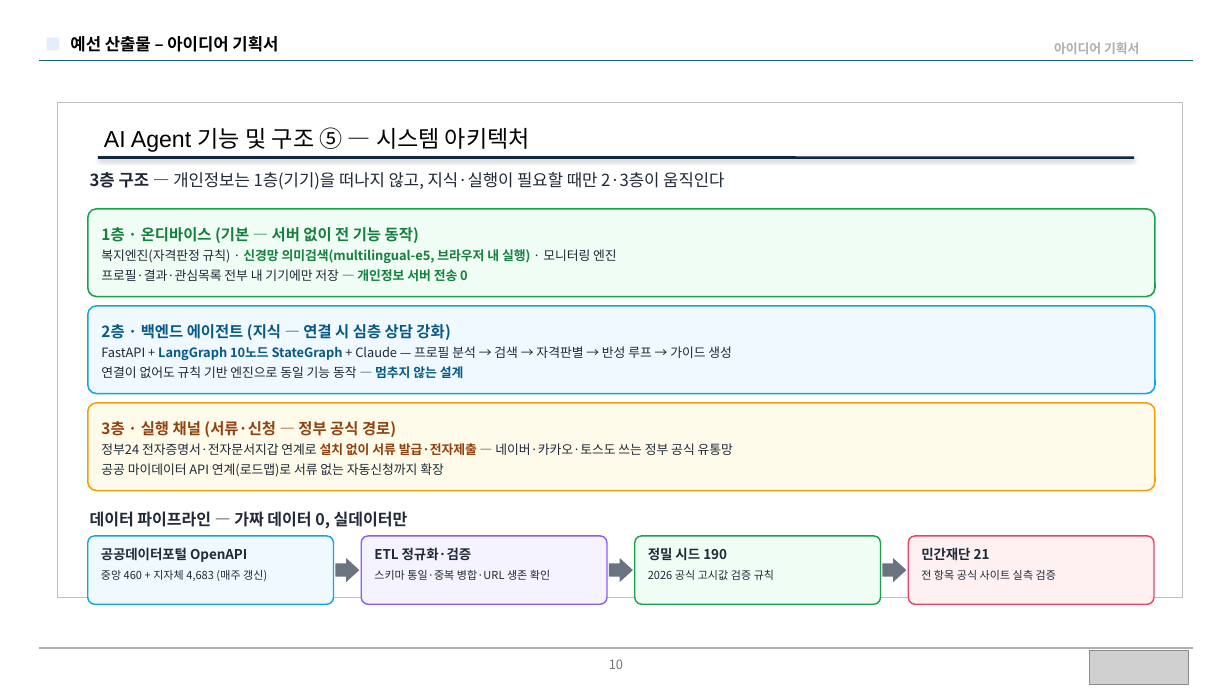
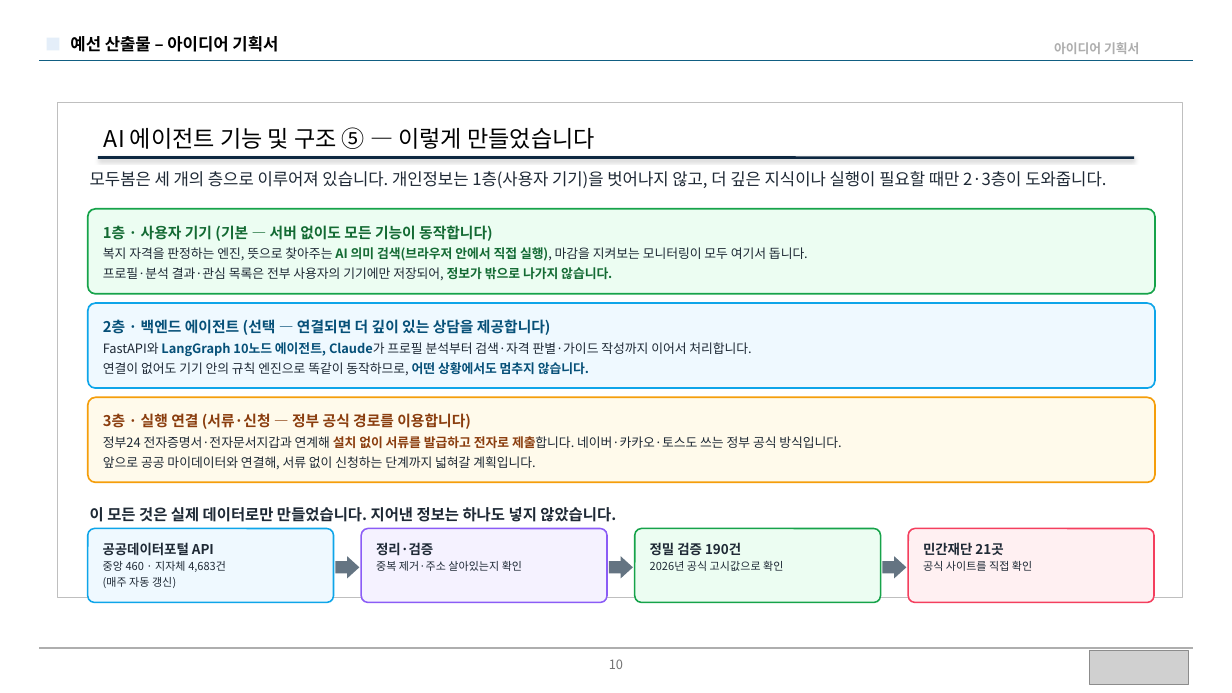
Before and after one commit to BioCode67/modoo-bom, a slide deck: slide 10 of docs/제출/모두봄-예선기획서-20p-규정안전판.pptx. Drawn at 1232x693 pixels with LibreOffice and Linux fonts; fonts in the diff are those of the drawing; grey boxes stand for pictures. Boxes give left, top, right and bottom in pixels: in the first picture for what was removed or moved away, otherwise in the second. Text is boxed around its words. In the diff, an @@ line names an element or a change of style, - is before the commit and + after.

Commit message:
docs(제출): 예선 기획서 v3 — Pretendard 폰트·존댓말/친절체·문장 풀어쓰기·팀정보 반영
- 폰트: Pretendard 적용 + PPT에 임베딩(심사 PC에 폰트 없어도 동일하게 표시)
- 어투: 전 슬라이드 '~습니다/~입니다' 존댓말·친절체로 전환(당찬 단정 어투 제거)
- 가독성: 축약을 풀어 완결된 문장으로 서술, 박스 여백을 채워 균형 개선
- 팀정보 자동 반영: 영남대학교 / 모두봄(ModooBom) / 팀장 김주형 외 4명(컴퓨터공학전공)
- 표현 개선: '개인정보 서버 전송 0' → '입력하신 정보는 기기 밖으로 나가지 않는 온디바이스 AI'(긍정·완성형)
- 앱 출시 반영: Summary·로드맵에 '모바일 앱 출시 준비/출시' 명시
- 커버리지 명시: 복지정책·복지서비스·장학금·행복주택·서민금융·민간재단 — 한곳에서

PowerPoint 렌더로 14장 전수 육안 검증(겹침·오버플로 수정 완료).

```diff
--- a/docs/제출/모두봄-예선기획서-20p-규정안전판.pptx
+++ b/docs/제출/모두봄-예선기획서-20p-규정안전판.pptx
@@ text at [104,127,595,149]: text changed; font Arial to Noto Sans CJK KR @@
-AI Agent 기능 및 구조 ⑤ — 시스템 아키텍처
+AI 에이전트 기능 및 구조 ⑤ — 이렇게 만들었습니다
@@ text at [90,171,1106,188]: text changed; text colour #1F2937 to #1E2935 @@
-3층 구조 — 개인정보는 1층(기기)을 떠나지 않고, 지식·실행이 필요할 때만 2·3층이 움직인다
+모두봄은 세 개의 층으로 이루어져 있습니다. 개인정보는 1층(사용자 기기)을 벗어나지 않고, 더 깊은 지식이나 실행이 필요할 때만 2·3층이 도와줍니다.
@@ rounded rectangle "1층 · 사용자 기기 (기본 ..." at [88,209,1155,294]: fill #F0FDF4 to #ECFDF2; outline #16A34A 1.2 pt to #16A34A 1.3 pt; proportions changed @@
@@ text in rounded rectangle at [103,225,808,280]: text changed; text colour #15803D to #1E2935; bold off @@
-1층 · 온디바이스 (기본 — 서버 없이 전 기능 동작)
-복지엔진(자격판정 규칙) · 신경망 의미검색(multilingual-e5, 브라우저 내 실행) · 모니터링 엔진
-프로필·결과·관심목록 전부 내 기기에만 저장 — 개인정보 서버 전송 0
+1층 · 사용자 기기 (기본 — 서버 없이도 모든 기능이 동작합니다)
+복지 자격을 판정하는 엔진, 뜻으로 찾아주는 AI 의미 검색(브라우저 안에서 직접 실행), 마감을 지켜보는 모니터링이 모두 여기서 돕니다.
+프로필·분석 결과·관심 목록은 전부 사용자의 기기에만 저장되어, 정보가 밖으로 나가지 않습니다.
@@ rounded rectangle "2층 · 백엔드 에이전트 (선택 ...": place and size @@
-rounded rectangle "2층 · 백엔드 에이전트 (선택 ..." at [88,306,1155,394]
+rounded rectangle "2층 · 백엔드 에이전트 (선택 ..." at [88,303,1155,388]
@@ rounded rectangle "2층 · 백엔드 에이전트 (선택 ..." at [88,303,1155,388]: fill #F0F9FF to #EFF9FF; outline #0EA5E9 1.2 pt to #0EA5E9 1.3 pt; proportions changed @@
@@ text in rounded rectangle at [103,319,751,375]: text changed; text colour #1F2937 to #065078; bold on @@
-2층 · 백엔드 에이전트 (지식 — 연결 시 심층 상담 강화)
-FastAPI + LangGraph 10노드 StateGraph + Claude — 프로필 분석 → 검색 → 자격판별 → 반성 루프 → 가이드 생성
-연결이 없어도 규칙 기반 엔진으로 동일 기능 동작 — 멈추지 않는 설계
+2층 · 백엔드 에이전트 (선택 — 연결되면 더 깊이 있는 상담을 제공합니다)
+FastAPI와 LangGraph 10노드 에이전트, Claude가 프로필 분석부터 검색·자격 판별·가이드 작성까지 이어서 처리합니다.
+연결이 없어도 기기 안의 규칙 엔진으로 똑같이 동작하므로, 어떤 상황에서도 멈추지 않습니다.
@@ rounded rectangle "3층 · 실행 연결 (서류·신청 ...": place and size @@
-rounded rectangle "3층 · 실행 연결 (서류·신청 ..." at [88,403,1155,491]
+rounded rectangle "3층 · 실행 연결 (서류·신청 ..." at [88,397,1155,482]
@@ rounded rectangle "3층 · 실행 연결 (서류·신청 ..." at [88,397,1155,482]: fill #FFFBEB to #FFFAEB; outline #F59E0B 1.2 pt to #F59E0B 1.3 pt; proportions changed @@
@@ text in rounded rectangle at [103,413,841,469]: text changed; text colour #1F2937 to #1E2935 @@
-3층 · 실행 채널 (서류·신청 — 정부 공식 경로)
-정부24 전자증명서·전자문서지갑 연계로 설치 없이 서류 발급·전자제출 — 네이버·카카오·토스도 쓰는 정부 공식 유통망
-공공 마이데이터 API 연계(로드맵)로 서류 없는 자동신청까지 확장
+3층 · 실행 연결 (서류·신청 — 정부 공식 경로를 이용합니다)
+정부24 전자증명서·전자문서지갑과 연계해 설치 없이 서류를 발급하고 전자로 제출합니다. 네이버·카카오·토스도 쓰는 정부 공식 방식입니다.
+앞으로 공공 마이데이터와 연결해, 서류 없이 신청하는 단계까지 넓혀갈 계획입니다.
@@ text at [90,507,616,522]: text changed; size 12.5 to 12 pt; text colour #1F2937 to #1E2935 @@
-데이터 파이프라인 — 가짜 데이터 0, 실데이터만
+이 모든 것은 실제 데이터로만 만들었습니다. 지어낸 정보는 하나도 넣지 않았습니다.
@@ rounded rectangle "공공데이터포털 API": place and size @@
-rounded rectangle "공공데이터포털 API" at [88,536,334,604]
+rounded rectangle "공공데이터포털 API" at [88,529,334,603]
@@ rounded rectangle "공공데이터포털 API" at [88,529,334,603]: fill #F0F9FF to #EFF9FF; outline #0EA5E9 1.1 pt to #0EA5E9 1.2 pt; proportions changed @@
@@ rounded rectangle "정리·검증": place and size @@
-rounded rectangle "정리·검증" at [361,536,607,604]
+rounded rectangle "정리·검증" at [361,529,607,603]
@@ rounded rectangle "정리·검증" at [361,529,607,603]: fill #F5F3FF to #F5F2FF; outline #8B5CF6 1.1 pt to #8B5CF6 1.2 pt; proportions changed @@
@@ rounded rectangle "정밀 검증 190건": place and size @@
-rounded rectangle "정밀 검증 190건" at [635,536,881,604]
+rounded rectangle "정밀 검증 190건" at [635,529,881,603]
@@ rounded rectangle "정밀 검증 190건" at [635,529,881,603]: fill #F0FDF4 to #ECFDF2; outline #16A34A 1.1 pt to #16A34A 1.2 pt; proportions changed @@
@@ rounded rectangle "민간재단 21곳": place and size @@
-rounded rectangle "민간재단 21곳" at [909,536,1154,604]
+rounded rectangle "민간재단 21곳" at [909,529,1154,603]
@@ rounded rectangle "민간재단 21곳" at [909,529,1154,603]: fill #FFF1F2 to #FFF0F2; outline #F43F5E 1.1 pt to #F43F5E 1.2 pt; proportions changed @@
@@ text in rounded rectangle at [103,542,226,588]: text changed; text colour #1F2937 to #1E2935 @@
-공공데이터포털 OpenAPI
-중앙 460 + 지자체 4,683 (매주 갱신)
+공공데이터포털 API
+중앙 460 · 지자체 4,683건
+(매주 자동 갱신)
@@ text in rounded rectangle at [376,542,522,571]: text changed; text colour #1F2937 to #1E2935 @@
-ETL 정규화·검증
-스키마 통일·중복 병합·URL 생존 확인
+정리·검증
+중복 제거·주소 살아있는지 확인
@@ text in rounded rectangle at [650,542,783,571]: text changed; text colour #1F2937 to #1E2935 @@
-정밀 시드 190
-2026 공식 고시값 검증 규칙
+정밀 검증 190건
+2026년 공식 고시값으로 확인
@@ fill #6B7280 to #647482 in 3 elements at [335,556,360,579], [609,556,633,579], [883,556,907,579] @@
@@ text in rounded rectangle at [923,542,1032,571]: text changed; text colour #1F2937 to #1E2935 @@
-민간재단 21
-전 항목 공식 사이트 실측 검증
+민간재단 21곳
+공식 사이트를 직접 확인
```
Also in this commit, not shown: 13 other slides changed, 2 other files.
